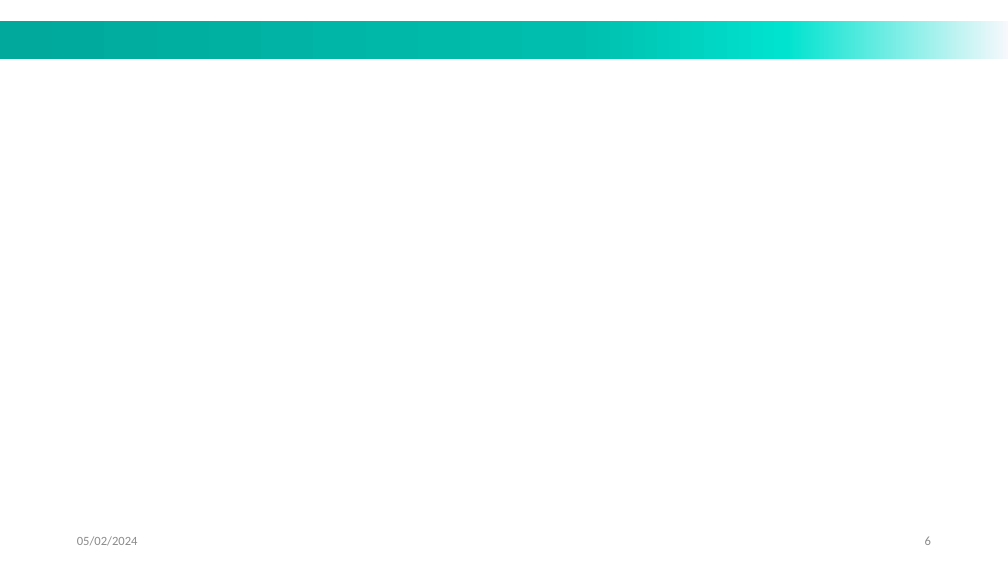
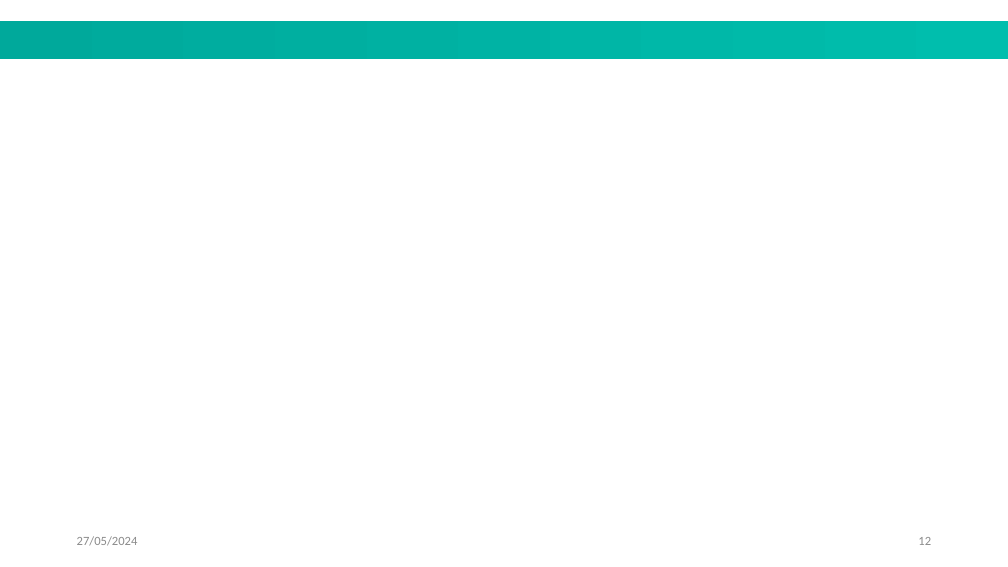
Before and after one commit to MattVerlynde/cahier-labo-stage, a slide deck: slide 12 of static/files_presentation/modèle_slides_LISTIC_2024test.pptx (slide 6 before the commit). Drawn at 1008x567 pixels with LibreOffice and Linux fonts; fonts in the diff are those of the drawing; background and template pictures are left out. Boxes give left, top, right and bottom in pixels: in the first picture for what was removed or moved away, otherwise in the second. Text is boxed around its words. In the diff, an @@ line names an element or a change of style, - is before the commit and + after.

```diff
--- a/static/files_presentation/modèle_slides_LISTIC_2024test.pptx
+++ b/static/files_presentation/modèle_slides_LISTIC_2024test.pptx
@@ rectangle at [0, 20, 1008, 59]: fill gradient #F6F8FC to #00E3CF to #00BEAD to #00A99B to gradient #00BEAD to #00A99B @@
@@ text at [77, 536, 138, 546]: text changed; text colour #8C8C8C to #8B8B8B @@
-05/02/2024
+27/05/2024
@@ page number at [918, 537, 931, 545]: text changed; text colour #8C8C8C to #8B8B8B @@
-6
+12
```
Also in this commit, not shown: 4 other slides changed, 9 slides added, 1 slide removed, 3 other files.
